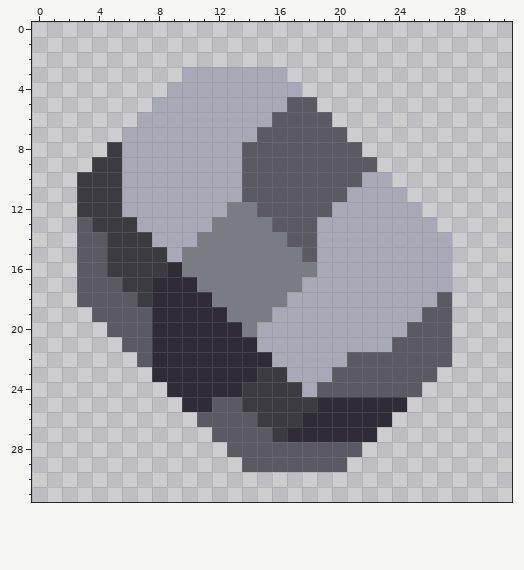
Two versions of one pixel-art sprite, sprites/items/vanadiphor.png. That is the earlier state.
The file is 32x32 pixels.
After:
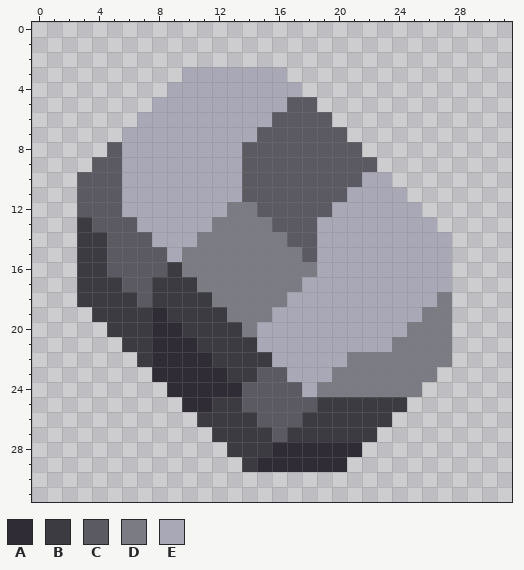
Palette (. is transparent): A #2f2c35  B #3d3b42  C #5b5a63  D #7b7b84  E #a9a8b7
Change:
y 8: x 5 B -> C
y 9: x 4..5 BB -> CC
y 10..12: x 3..5 BBB -> CCC
y 13: x 3..6 CBBB -> BCCC
y 14: x 3..7 CCBBB -> BBCCC
y 15: x 3..8 CCBBBB -> BBCCCC
y 16: x 3..9 CCBBBBA -> BBCCCCB
y 17: x 3..10 CCCBBAAA -> BBBCCBBB
y 18: x 3..11 CCCCBAAAA -> BBBBCBBBB; x 27 C -> D
y 19: x 4..7 CCCC -> BBBB; x 9..12 AAAA -> BBBB; x 26..27 CC -> DD
y 20: x 5..7 CCC -> BBB; x 10..13 AAAA -> BBBB; x 25..27 CCC -> DDD
y 21: x 6..7 CC -> BB; x 11..14 AAAA -> BBBB; x 24..27 CCCC -> DDDD
y 22: x 7 C -> B; x 12..15 AAAA -> BBBB; x 21..27 CCCCCCC -> DDDDDDD
y 23: x 13..16 AABB -> BBCC; x 20..26 CCCCCCC -> DDDDDDD
y 24: x 14..17 BBBB -> CCCC; x 19..25 CCCCCCC -> DDDDDDD
y 25: x 12..24 CCBBBBBAAAAAA -> BBCCCCCBBBBBB
y 26: x 11..23 CCCCBBBAAAAAA -> BBBBCCCBBBBBB
y 27: x 12..22 CCCCBAAAAAA -> BBBBCBBBBBB
y 28: x 13..21 CCCCCCCCC -> BBBAAAAAA
y 29: x 14..20 CCCCCCC -> BAAAAAA
Changed places in both pictures, as pixel boxes (x1, y1, x2, y2):
changed: (77, 142, 452, 472)
